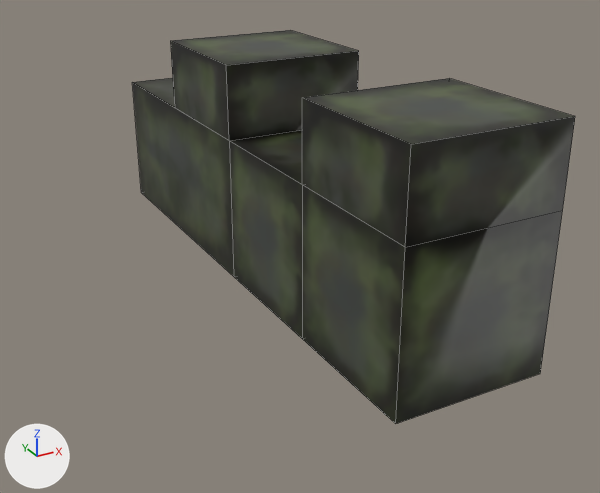
One commit to the FBX model Assets/Environment/Ruins/meshes/wall-small-03.fbx: the scene before it, then after it.
Before and after are seen from a 50 mm lens placed at (-2.16, -4.9, 2.57), pointed at (0.34, -0.36, 0.3). Arrows for +X, +Y and +Z are at lower left; the lights stay in place. Mesh edges are drawn as thin lines. Where no turn or scale is listed for an object, it has been applied to the vertices. Vertices at the same position are counted once.

In view in the first picture: 'wall_small_3'.
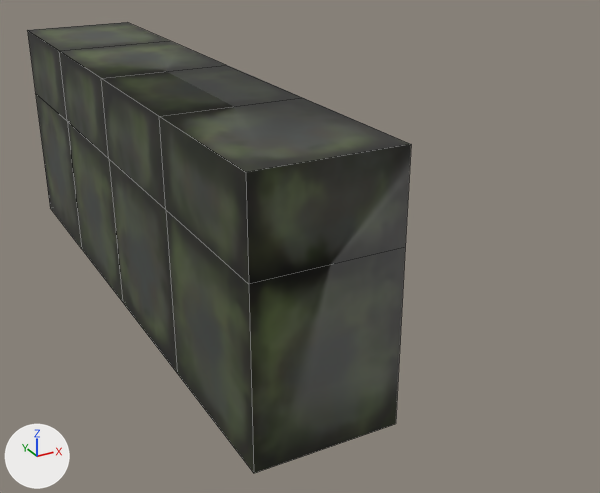
Where the change shows, as pixel boxes [x1, y1, x2, y2] in the pictures (600 x 493 px):
'wall_small_3', reshaped (13% narrower, 14% taller)
    before: [132, 30, 575, 424]
    after: [27, 22, 411, 473]
part 1 of me_mesh, built on
    before: [132, 30, 575, 424]
    after: [27, 22, 411, 473]
part 2 of me_mesh, surface changed
    before: [302, 185, 405, 424]

What the commit changed:
me_mesh is used by ob_wall_small_3; location (0.0, 0.0, 0.0).
me_mesh had 26 vertices, 26 faces and spanned x 0.0..1.0, y -2.0..2.0, z 0.0..1.5.
me_mesh now has 34 vertices, 42 faces and spans x -0.81..0.0, y -2.0..2.0, z 0.0..1.5.
Part 1, on me_mesh:
13 vertices are removed from x 1.0, y -2.0..2.0, z 0.0..1.5.
26 faces are deleted.
13 new vertices lie (-0.81, 0.0, 0.0) away from vertices in x 0.0, y -2.0..2.0, z 0.0..1.5.
8 new vertices lie (0.0, 1.0, 0.0) away from vertices in x -0.81..0.0, y 0.0..1.0, z 0.0..1.5.
42 new faces join them.
me_mesh part 2: 1 kept faces spanning x 0.0, y -2.0..-1.0, z 0.0..1.0 get new texture (UV) coordinates.
